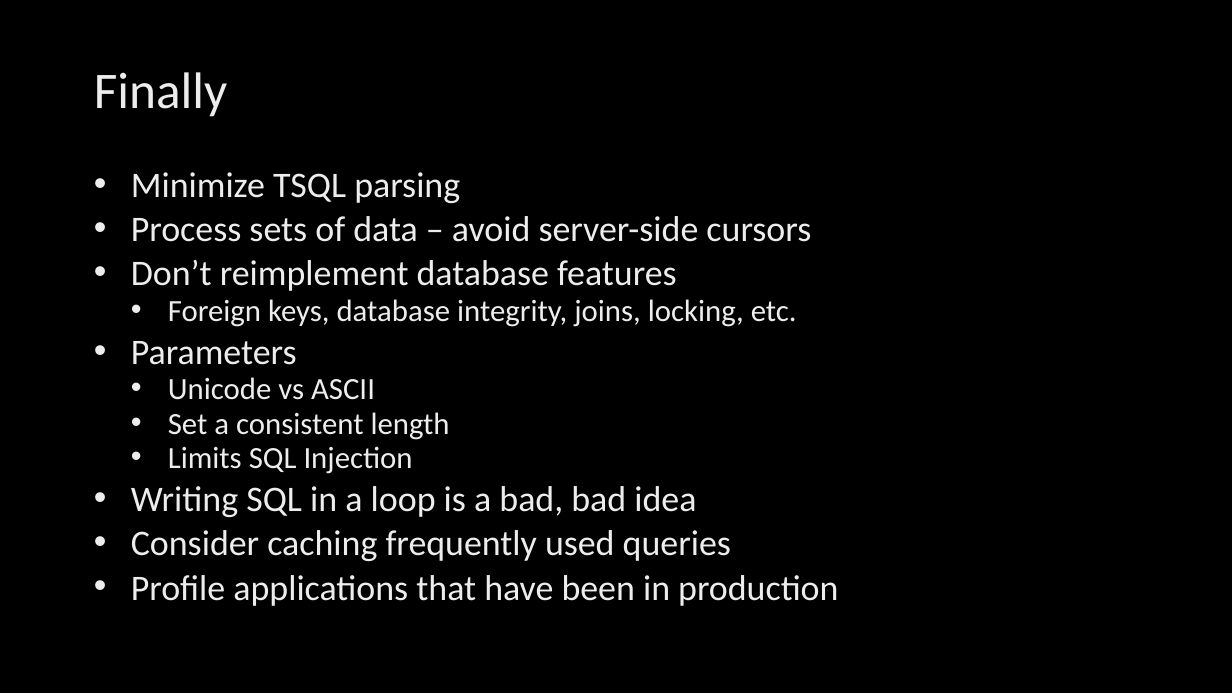
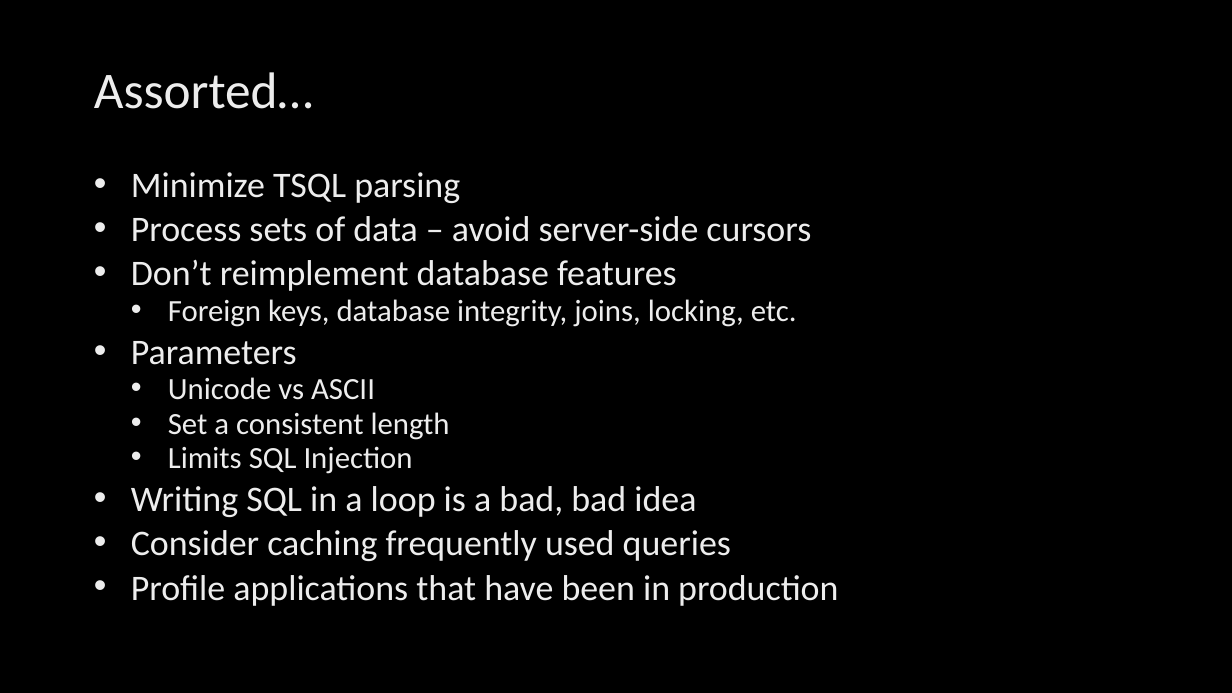
Before and after one commit to billgraziano/kcdc2018, a slide deck: slide 7 of ppt/5. Client Apps/Client Application Considerations.pptx. Drawn at 1232x693 pixels with LibreOffice and Linux fonts; fonts in the diff are those of the drawing; background and template pictures are left out. Boxes give left, top, right and bottom in pixels: in the first picture for what was removed or moved away, otherwise in the second. Text is boxed around its words. In the diff, an @@ line names an element or a change of style, - is before the commit and + after.

Commit message:
Assorted Changes

```diff
--- a/ppt/5. Client Apps/Client Application Considerations.pptx
+++ b/ppt/5. Client Apps/Client Application Considerations.pptx
@@ title at (x1=94, y1=72, x2=313, y2=109): text changed @@
-Finally
+Assorted…
```
Also in this commit, not shown: 1 slide added, 2 other files.
